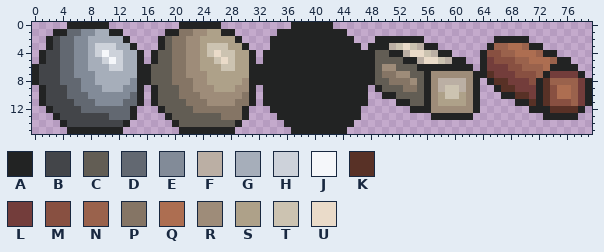
Sprite sheet, stored at Assets/Sprites/Resourses/resourses.png. This is how it looked before the edit.
The file is 80x16 pixels.
Palette (. is transparent): A #222323  B #434549  C #625d54  D #626871  E #828b98  F #bbafa4  G #a6aeba  H #cdd2da  J #f5f7fa  K #583126  L #733d3b  M #885041  N #9a624c  P #857565  Q #ad6e51  R #9e8c79  S #aea189  T #ccc3b1  U #eadbc9
Pixels before, first column x 0:
 0 .....AAAAAA..........AAAAAA..........AAAAAA.....................................
 1 ...AADDEEGGAA......AAPPRRSSAA......AAAAAAAAAA...................................
 2 ..ABDDEEGGGGGA....ACPPRRSSSSSA....AAAAAAAAAAAA...AAAAAAA..........AAAAA.........
 3 ..ABDDEEGHHHGGA...ACPPRRSTTTSSA...AAAAAAAAAAAAA.AAAFTUTFAA.......ANNQQNAA.......
 4 .ABBDDEEGHJHHGGA.ACCPPRRSTUTTSSA.AAAAAAAAAAAAAAAACCAAFUUTFAA....AMMNNQQQNAA.....
 5 .ABBDDEEGGHJHGGA.ACCPPRRSSTUTSSA.AAAAAAAAAAAAAAAACCCCAAFUUTFAA..ALMMMNNQQQNAA...
 6 ABBBDDEEGGGHHGGAACCCPPRRSSSTTSSAAAAAAAAAAAAAAAAAACRRCCCAAAAAAAA.ALLLMMNNNQAAAA..
 7 ABBBDDEEEGGGGGGAACCCPPRRRSSSSSSAAAAAAAAAAAAAAAAAACPPRRCCARRRRRRAAKLLLMMMNALLLLA.
 8 ABBBDDDEEGGGGGEAACCCPPPRRSSSSSRAAAAAAAAAAAAAAAAAACCPPPRCARFFFFRA.AKKLLLMAKNNNNLA
 9 .ABBBDDEEEGGGEEA.ACCCPPRRRSSSRRA.AAAAAAAAAAAAAAA.ACCCPPCARFTTFRA..AKKLLLAKMQQNLA
10 .ABBBDDDEEEEEEDA.ACCCPPPRRRRRRPA.AAAAAAAAAAAAAAA..AACCCCARSTTSRA...AAKKLAKMQQNLA
11 .ABBBBDDDEEEEDDA.ACCCCPPPRRRRPPA.AAAAAAAAAAAAAAA....AACCARSSSSRA.....AAKAKMMMNLA
12 ..ABBBBDDDDDDDA...ACCCCPPPPPPPA...AAAAAAAAAAAAA.......AAARRRRRRA.......AAAKKKKA.
13 ...ABBBBBBBDDDA....ACCCCCCCPPPA....AAAAAAAAAAAA..........AAAAAA..........AAAAA..
14 ....ABBBBBBBBA......ACCCCCCCCA......AAAAAAAAAA..................................
15 .....AAAAAAAA........AAAAAAAA........AAAAAAAA...................................
The result:
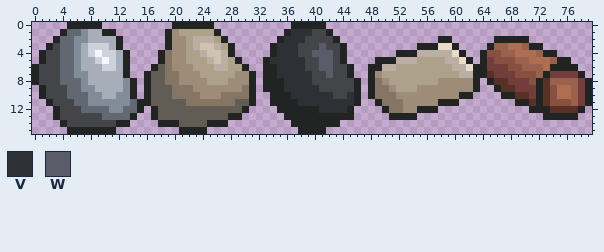
Colours new in this view: V #2d3136  W #5b5c69
Difference:
Changed rows in their new state; - is an unchanged pixel.
first column x 1:
 0 ---------.---------A-----.---------------.---------------------
 1 --.----G-A-.-------RSSSS-A..------.-VVVBB-..-------------------
 2 -.A--------A.----.ARRSFFF-A..----.-VVVBBBB-..---.......--AA----
 3 ------GH--GA..---.ARRSFT-FSA..----VVVBBBWBB-..-.......A--UUA---
 4 ------GHJH-GA..-.APRRSSF-TFA...-.-VVVBBWWWB-.......-AAFF-FFUA--
 5 ------G-HJHGA..-.APRRSS-F-FSA..--VVVVVBBWWB-....AAAFFFSSSS-FUA-
 6 ------G--H-GA...A-PRR-S--FFS-A..--VVVVBBWWBB-..-AFFSSSSSSSSFFUA
 7 -------G----A..---P-R--S----RR-.--VVVVVBBWBB-..-RSSSSSSSSSSSFF-
 8 -------G----EA.---P-RR-----RR--.---VVVVBBBBBB-.-PRSSSSSSSRRRR--
 9 --------G----A.AC--P-----RRR-P-----VVVVVBBBBB-.APPRSSSRR-RRRR--
10 ---------GG--A.AC--P------PPP---.---VVVVVVBBV-.APPPRRRRR-RRRAA.
11 .A-----E----E--AC-------PPPPCC--.----VVVVVVVV-.-APPPRRRR-AAA...
12 -.A-------EE-DA-AC----CCCCCCC----.------VVVV-.---APPRR--A......
13 ---------D------ACC-------CAA.----.----------.----AAAA--......-
14 -----------A-----AA-----AAA..------.-------..------------------
15 -----------.------------....--------.----...-------------------
